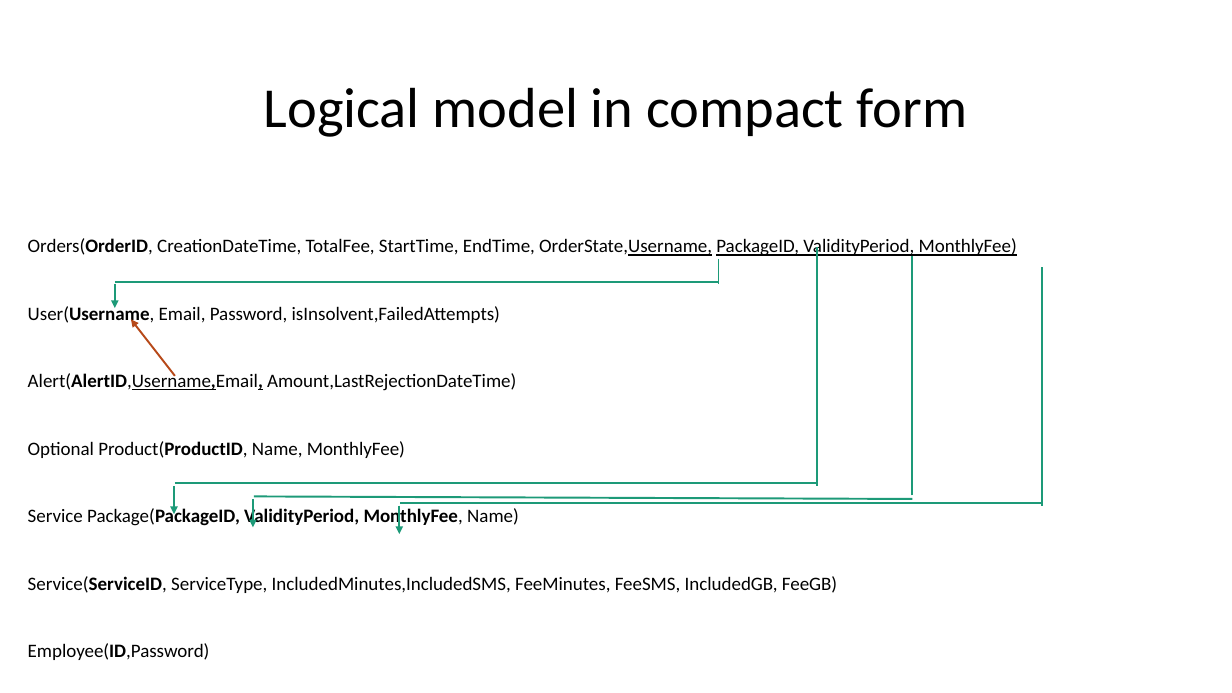
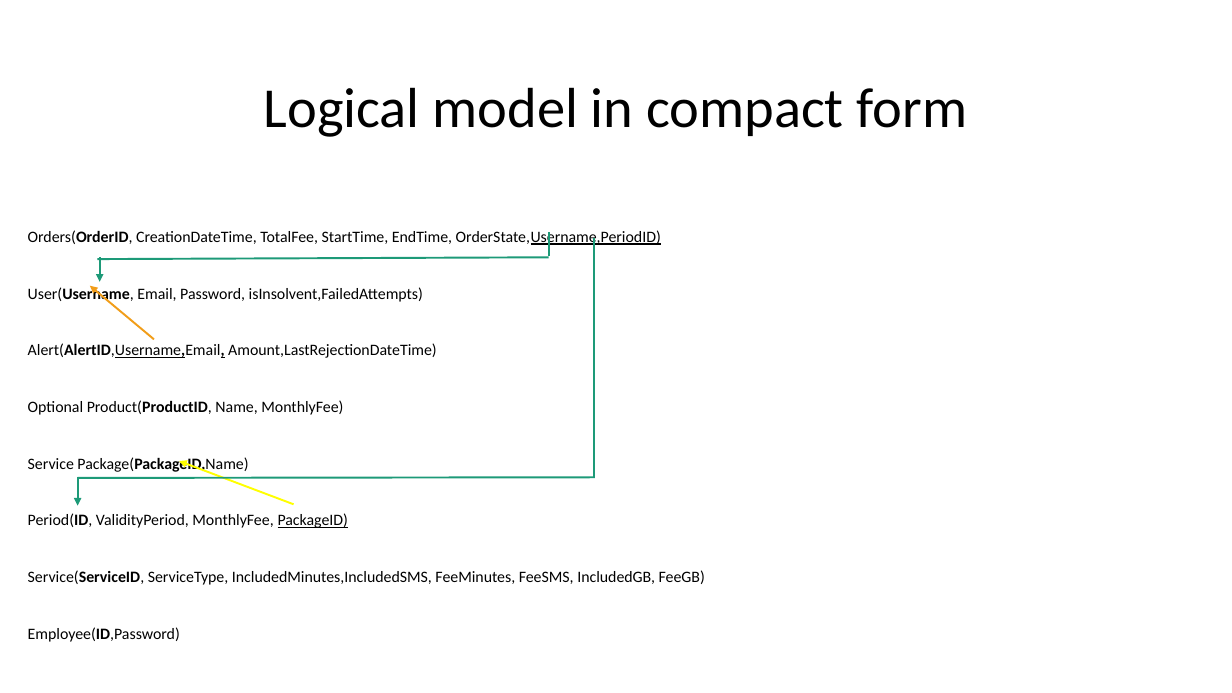
Before and after one commit to priscia99/databases-2-project, a slide deck: slide 1 of Deliverables/Relational Model.pptx. Drawn at 1232x693 pixels with LibreOffice and Linux fonts; fonts in the diff are those of the drawing. Boxes give left, top, right and bottom in pixels: in the first picture for what was removed or moved away, otherwise in the second. Text is boxed around its words. In the diff, an @@ line names an element or a change of style, - is before the commit and + after.

```diff
--- a/Deliverables/Relational Model.pptx
+++ b/Deliverables/Relational Model.pptx
@@ subtitle at [28,230,661,246]: text changed; size 14.8 to 12.4 pt @@
-Orders(OrderID, CreationDateTime, TotalFee, StartTime, EndTime, OrderState,Username, PackageID, ValidityPeriod, MonthlyFee)
+Orders(OrderID, CreationDateTime, TotalFee, StartTime, EndTime, OrderState,Username,PeriodID)
@@ line moved from (719, 284) - (719, 259) to (549, 257) - (549, 232) @@
@@ line moved from (913, 495) - (913, 257) to (594, 478) - (594, 238) @@
@@ line moved from (115, 282) - (719, 282) to (98, 259) - (549, 257) @@
@@ arrow moved from (115, 284) - (115, 308) to (100, 257) - (100, 282) @@
@@ line removed from (818, 486) to (818, 247) @@
@@ line removed from (1043, 506) to (1043, 267) @@
@@ subtitle at [28,285,705,642]: size 14.8 to 12.4 pt in "User(Username, Email, Password, isInsolvent,FailedAttempts)", "Alert(AlertID,Username,Email, Amount,LastRejectionDateTime)", "Optional Product(ProductID, Name, MonthlyFee)", "Service(ServiceID, ServiceType, IncludedMinutes,IncludedSMS, ..." and 1 more places; line spacing 2.4 to 2.3 @@
@@ arrow added from (154, 339) to (90, 286), #F19D19 1.5 pt @@
@@ subtitle at [28,457,348,528]: text changed; size 14.8 to 12.4 pt; bold off @@
-Service Package(PackageID, ValidityPeriod, MonthlyFee, Name)
+Service Package(PackageID,Name)
+Period(ID, ValidityPeriod, MonthlyFee, PackageID)
@@ arrow moved from (253, 499) - (253, 528) to (78, 478) - (78, 506) @@
@@ line moved from (254, 496) - (913, 499) to (78, 478) - (595, 478) @@
@@ arrow moved from (175, 376) - (131, 320) to (294, 505) - (179, 461) @@
@@ arrow (294, 505) - (179, 461): stroke #B74919 1.5 pt to #FFFF00 1.5 pt @@
@@ arrow removed from (174, 486) to (174, 514) @@
@@ line removed from (175, 483) to (818, 483) @@
@@ arrow removed from (399, 506) to (399, 534) @@
@@ line removed from (400, 503) to (1043, 503) @@
```
Also in this commit, not shown: 5 other files.
